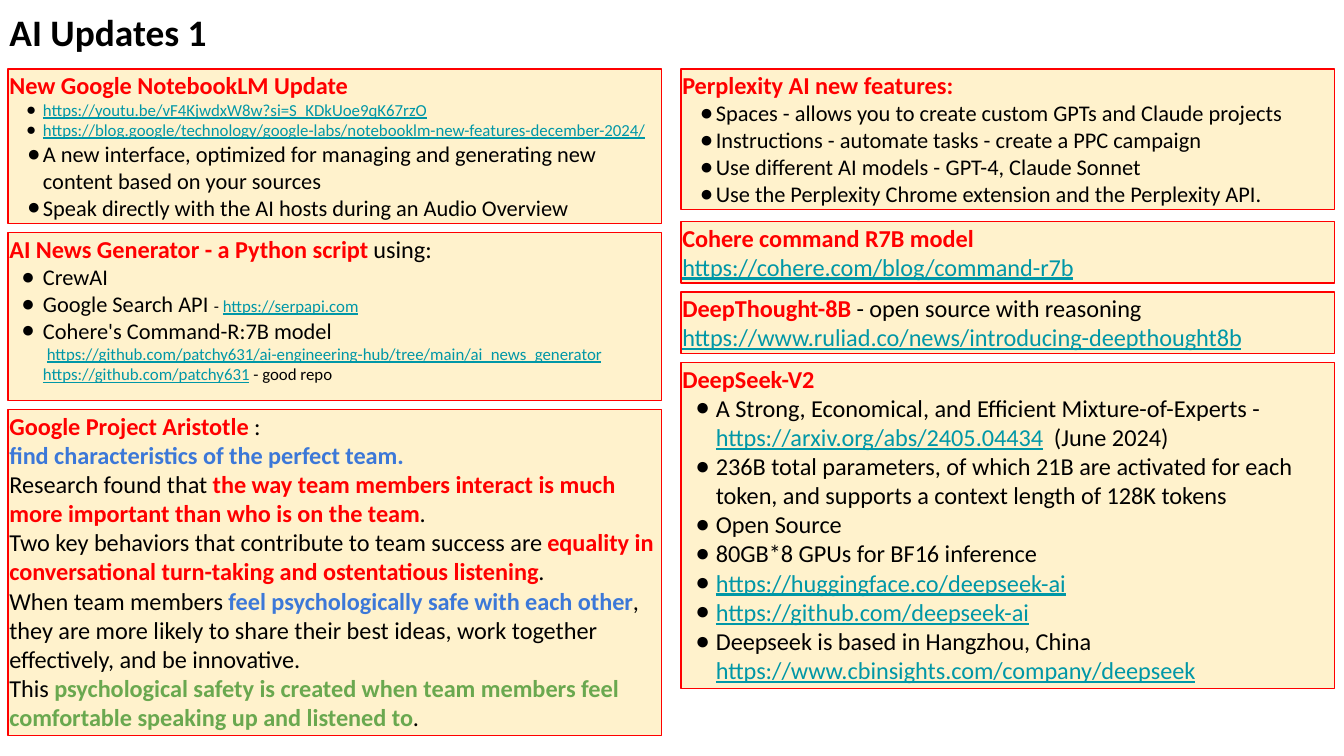
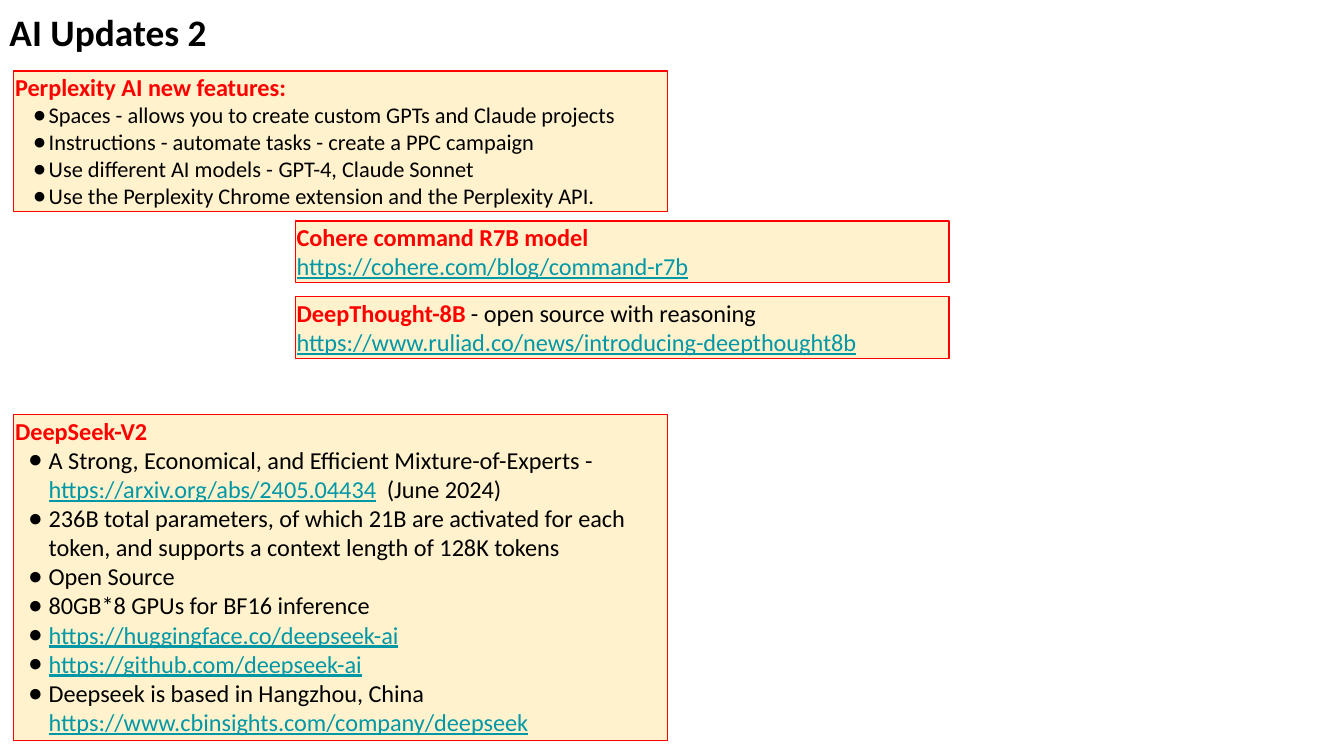
Before and after one commit to lselector/seminar, a slide deck: slide 12 of 2024/2024-12-20-AI-Updates.pptx (slide 9 before the commit). Drawn at 1344x756 pixels with LibreOffice and Linux fonts; fonts in the diff are those of the drawing. Boxes give left, top, right and bottom in pixels: in the first picture for what was removed or moved away, otherwise in the second. Text is boxed around its words. In the diff, an @@ line names an element or a change of style, - is before the commit and + after.

```diff
--- a/2024/2024-12-20-AI-Updates.pptx
+++ b/2024/2024-12-20-AI-Updates.pptx
@@ text at (9,19,207,52): text changed @@
-AI Updates 1
+AI Updates 2
@@ rectangle removed at (8,69,661,223) @@
-New Google NotebookLM Update
-● https://youtu.be/vF4KjwdxW8w?si=S_KDkUoe9qK67rzO
-● https://blog.google/technology/google-labs/notebooklm-new-features-december-2024/
-● A new interface, optimized for managing and generating new content based on your sources
-● Speak directly with the AI hosts during an Audio Overview
@@ rectangle "Perplexity AI new features:": place and size @@
-rectangle "Perplexity AI new features:" at (681,69,1335,210)
+rectangle "Perplexity AI new features:" at (13,71,667,212)
@@ rectangle removed at (8,233,661,401) @@
-AI News Generator - a Python script using:
-● CrewAI
-● Google Search API - https://serpapi.com
-● Cohere's Command-R:7B model
-  https://github.com/patchy631/ai-engineering-hub/tree/main/ai_news_generator
-  https://github.com/patchy631 - good repo
@@ rectangle "Cohere command R7B model https://cohere.com/blog/command-r7b": place and size @@
-rectangle "Cohere command R7B model https://cohere.com/blog/command-r7b" at (681,222,1335,284)
+rectangle "Cohere command R7B model https://cohere.com/blog/command-r7b" at (296,220,949,282)
@@ rectangle "DeepThought-8B - open source with ...": place and size @@
-rectangle "DeepThought-8B - open source with ..." at (681,292,1335,353)
+rectangle "DeepThought-8B - open source with ..." at (296,297,949,359)
@@ rectangle removed at (8,410,661,737) @@
-Google Project Aristotle :
-find characteristics of the perfect team.
-Research found that the way team members interact is much more important than who is on the team.
-Two key behaviors that contribute to team success are equality in conversational turn-taking and ostentatious listening.
-When team members feel psychologically safe with each other, they are more likely to share their best ideas, work together effectively, and be innovative.
-This psychological safety is created when team members feel comfortable speaking up and listened to.
@@ rectangle "DeepSeek-V2": place and size @@
-rectangle "DeepSeek-V2" at (681,363,1335,689)
+rectangle "DeepSeek-V2" at (13,414,667,741)
```
Also in this commit, not shown: 9 other slides changed, 4 slides added.
